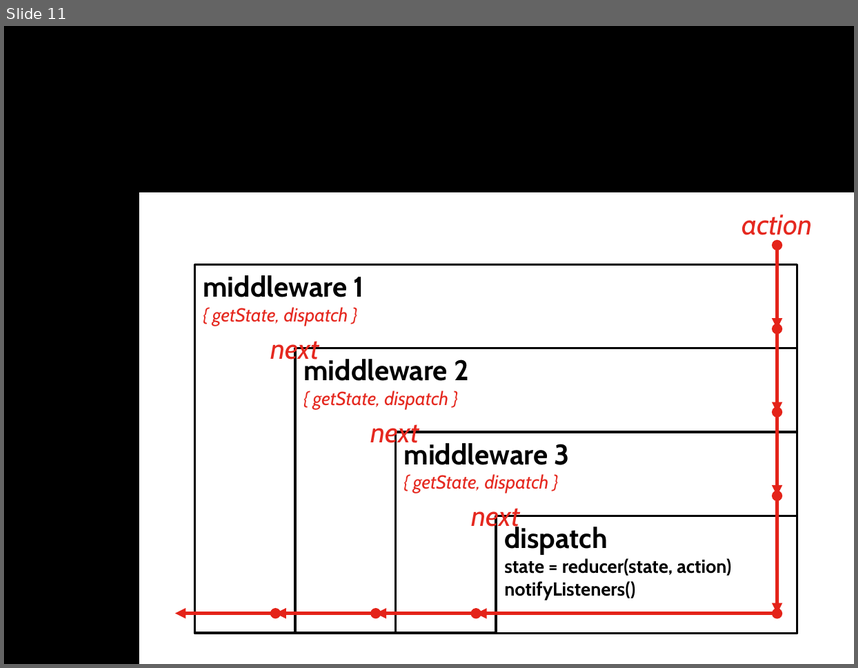
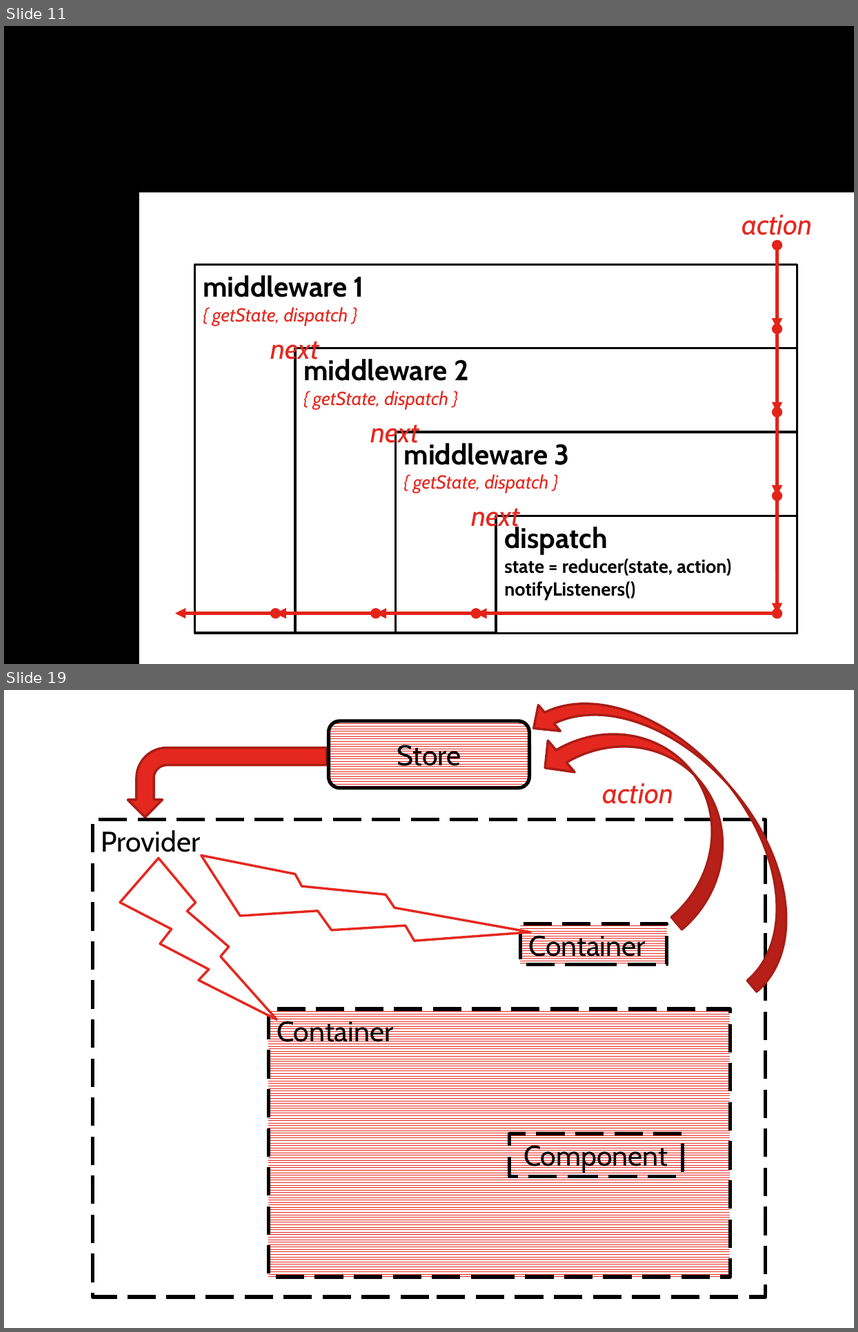
Before and after one commit to kontur-web-courses/redux, a slide deck: assets/diagrams.pptx. Shown one above the other, each under a label of ours: slide 11 before the commit, slides 11 and 19 after it; the slides between them are not shown. The pictures are 858x668 and 858x1332 pixels, drawn with LibreOffice and Linux fonts; fonts in the diff are those of the drawing. Boxes give left, top, right and bottom in pixels: in the first picture for what was removed or moved away, otherwise in the second. Text is boxed around its words. In the diff, an @@ line names an element or a change of style, - is before the commit and + after.

```diff
--- a/assets/diagrams.pptx
+++ b/assets/diagrams.pptx
@@ slide 19 added at [4,690,854,1328], background #FFFFFF @@
@@ curved up arrow added at [522,690,842,991], fill #E5281F, outline #A91E17 2 pt @@
@@ curved up arrow added at [532,690,766,929], fill #E5281F, outline #A91E17 2 pt @@
@@ rounded rectangle added at [329,720,529,788], fill pattern #E5281F on #FFFFFF, outline #000000 3 pt, 24 pt, text #000000 @@
+Store
@@ bent arrow added at [128,748,327,818], fill #E5281F, outline #A91E17 2 pt @@
@@ text added at [603,783,674,804], 24 pt, text #E5281F, italic @@
+action
@@ lightning bolt added at [185,798,530,1025], fill #FFFFFF, outline #E5281F 2 pt @@
@@ rectangle added at [92,819,765,1296], outline #000000 3 pt dashed, 24 pt, text #000000 @@
+Provider
@@ lightning bolt added at [112,839,277,1049], fill #FFFFFF, outline #E5281F 2 pt @@
@@ rectangle added at [520,924,666,965], fill pattern #E5281F on #FFFFFF, outline #000000 3 pt dashed, 24 pt, text #000000 @@
+Container
@@ rectangle added at [268,1009,730,1276], fill pattern #E5281F on #FFFFFF, outline #000000 3 pt dashed, 24 pt, text #000000 @@
+Container
@@ rectangle added at [509,1134,682,1176], outline #000000 3 pt dashed, 24 pt, text #000000 @@
+Component
```
Also in this commit, not shown: 8 other slides added, 19 other files.
